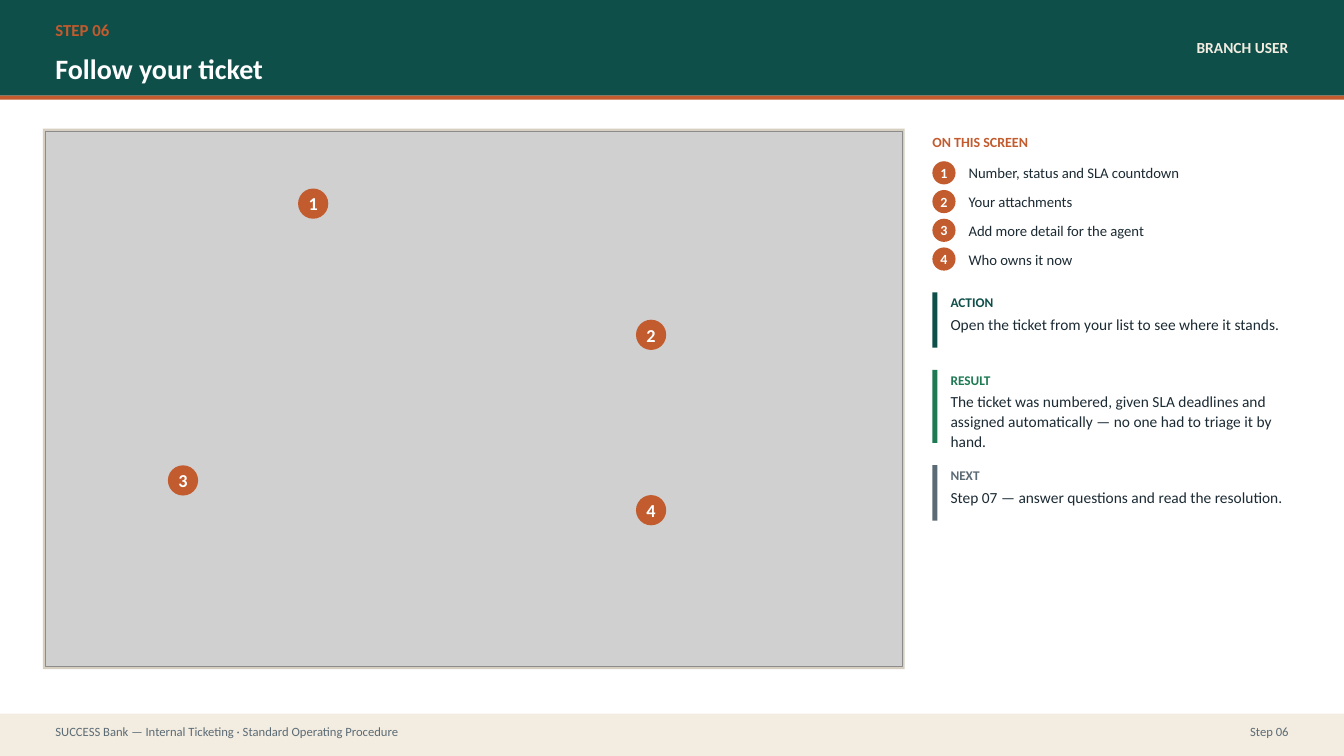
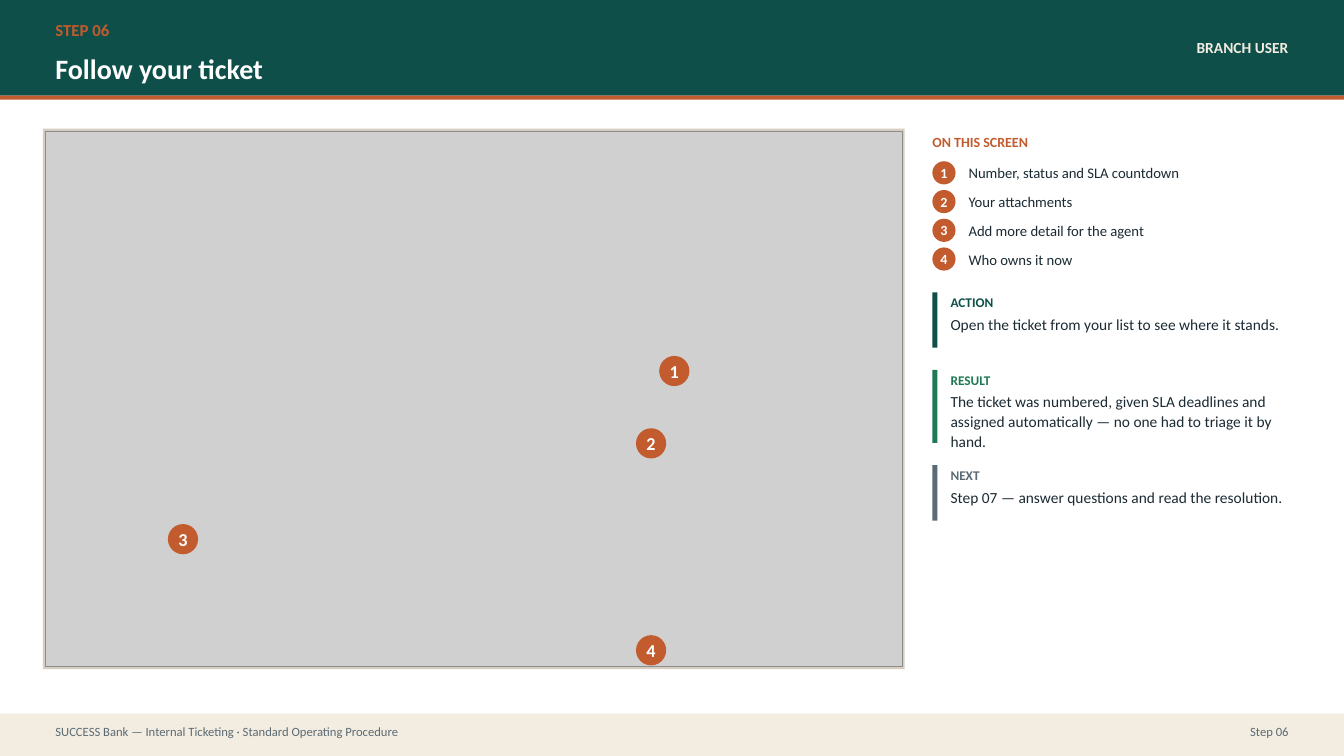
Before and after one commit to prajwal-patil-hub/Internal-Banking-Ticketing-System, a slide deck: slide 17 of docs/sop/SUCCESS-Bank-Ticketing-SOP.pptx. Drawn at 1344x756 pixels with LibreOffice and Linux fonts; fonts in the diff are those of the drawing; grey boxes stand for pictures. Boxes give left, top, right and bottom in pixels: in the first picture for what was removed or moved away, otherwise in the second. Text is boxed around its words. In the diff, an @@ line names an element or a change of style, - is before the commit and + after.

```diff
--- a/docs/sop/SUCCESS-Bank-Ticketing-SOP.pptx
+++ b/docs/sop/SUCCESS-Bank-Ticketing-SOP.pptx
@@ ellipse "1": place and size @@
-ellipse "1" at box(298, 189, 329, 219)
+ellipse "1" at box(659, 356, 690, 386)
@@ ellipse "2": place and size @@
-ellipse "2" at box(636, 320, 666, 350)
+ellipse "2" at box(636, 429, 666, 459)
@@ ellipse "3": place and size @@
-ellipse "3" at box(168, 466, 199, 496)
+ellipse "3" at box(168, 524, 199, 555)
@@ ellipse "4": place and size @@
-ellipse "4" at box(636, 495, 666, 525)
+ellipse "4" at box(636, 635, 666, 665)
```
Also in this commit, not shown: 12 other slides changed, 32 other files.
